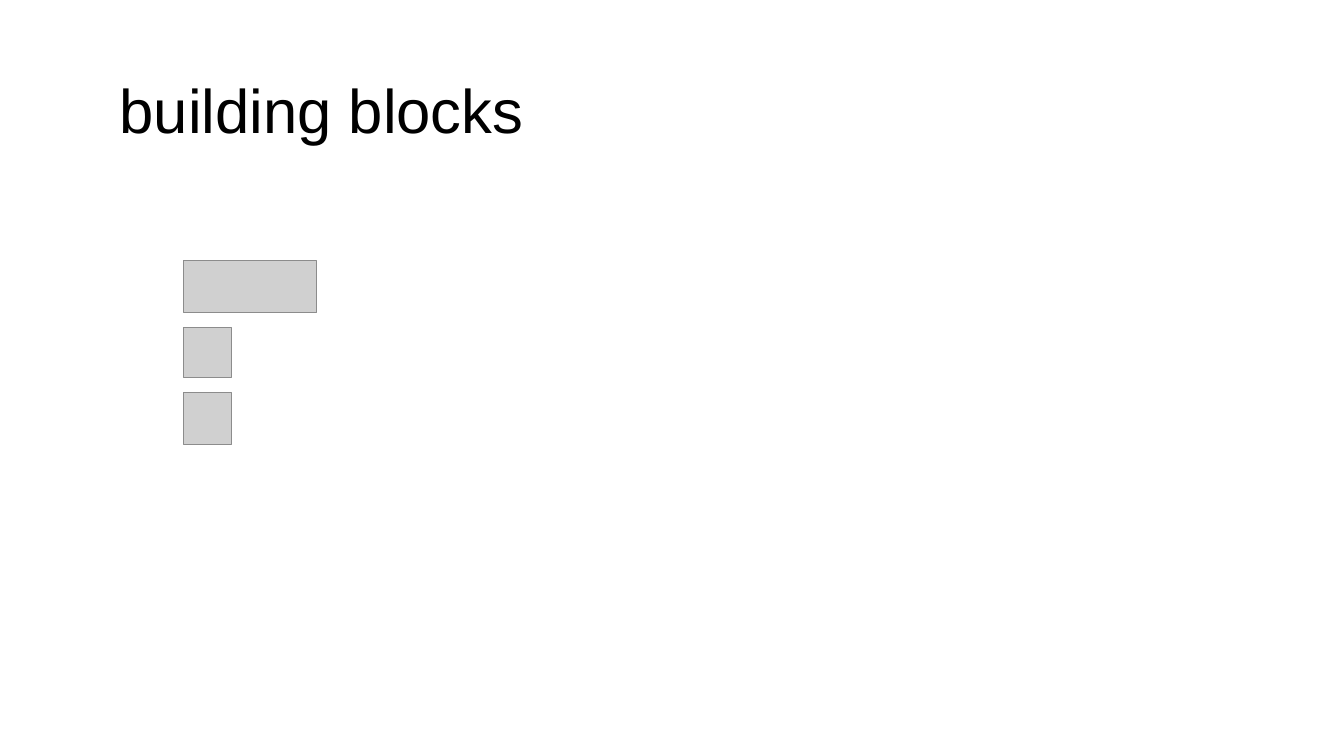
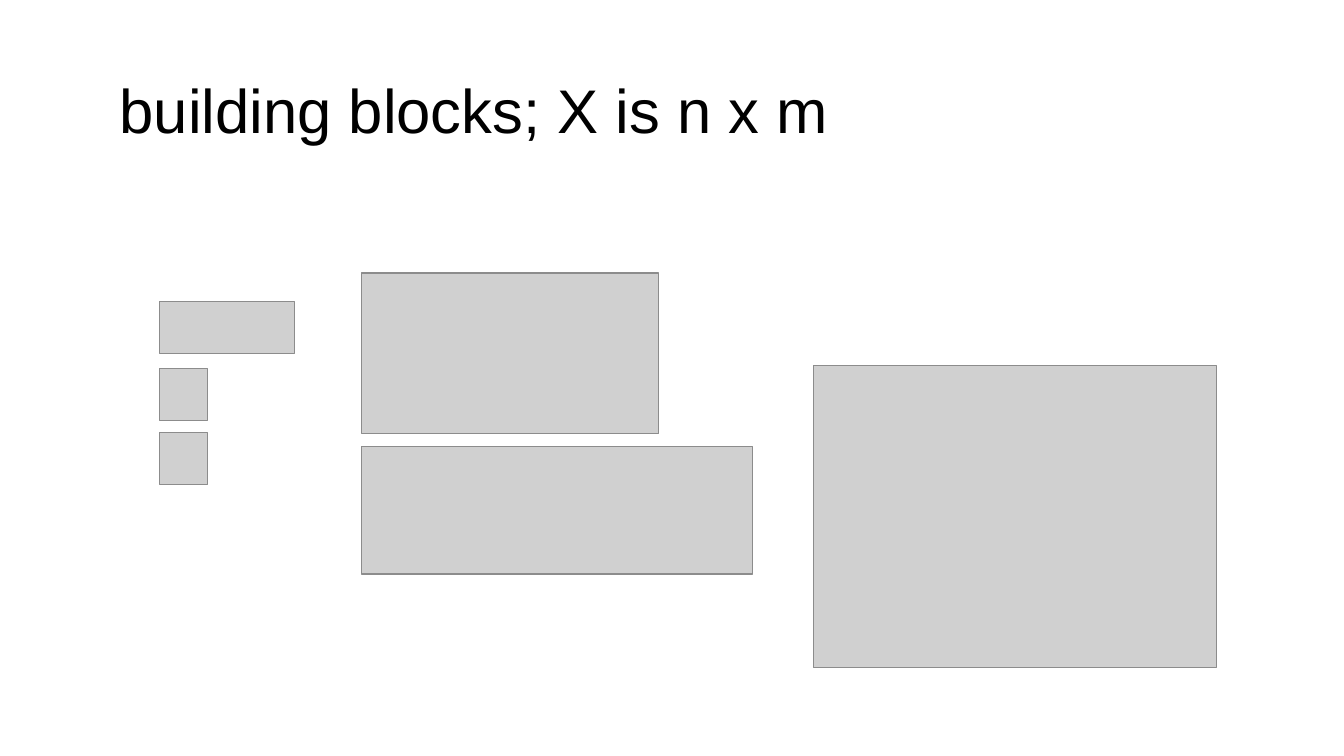
Before and after one commit to parrt/fundamentals-of-deep-learning, a slide deck: slide 10 of lectures/intro.pptx (slide 9 before the commit). Drawn at 1344x756 pixels with LibreOffice and Linux fonts; fonts in the diff are those of the drawing; grey boxes stand for pictures; background and template pictures are left out. Boxes give left, top, right and bottom in pixels: in the first picture for what was removed or moved away, otherwise in the second. Text is boxed around its words. In the diff, an @@ line names an element or a change of style, - is before the commit and + after.

```diff
--- a/lectures/intro.pptx
+++ b/lectures/intro.pptx
@@ title at (x1=120, y1=88, x2=827, y2=145): text changed @@
-building blocks
+building blocks; X is n x m
@@ picture removed at (x1=184, y1=261, x2=317, y2=313) @@
@@ picture added at (x1=362, y1=273, x2=658, y2=435) @@
@@ picture added at (x1=160, y1=301, x2=294, y2=353) @@
@@ picture removed at (x1=184, y1=328, x2=231, y2=378) @@
@@ picture added at (x1=160, y1=368, x2=208, y2=419) @@
@@ picture added at (x1=814, y1=365, x2=1217, y2=667) @@
@@ picture removed at (x1=184, y1=393, x2=231, y2=445) @@
@@ picture added at (x1=160, y1=433, x2=208, y2=484) @@
@@ picture added at (x1=362, y1=447, x2=753, y2=574) @@
```
Also in this commit, not shown: 2 other slides changed, 10 slides added, 5 other files.
